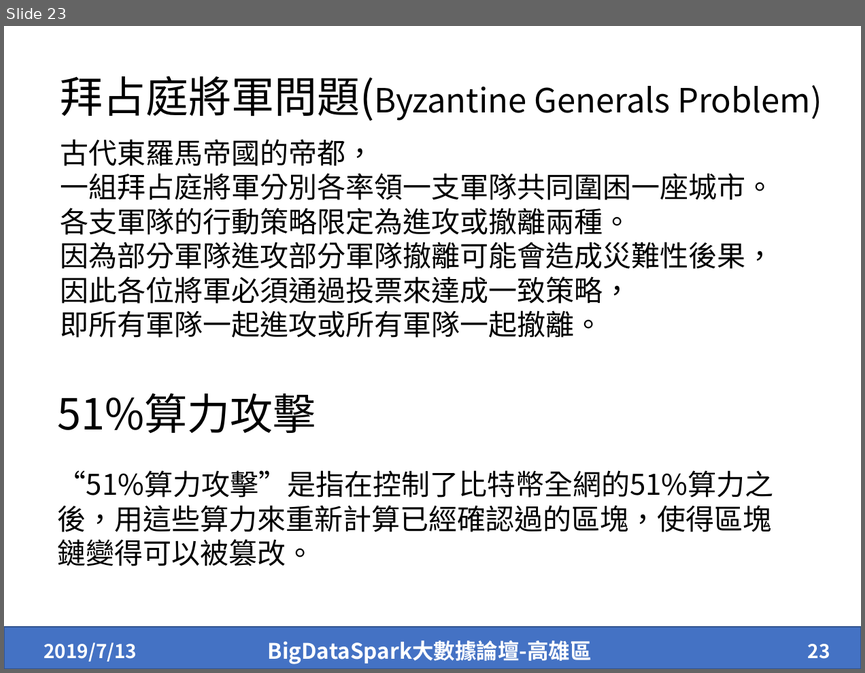
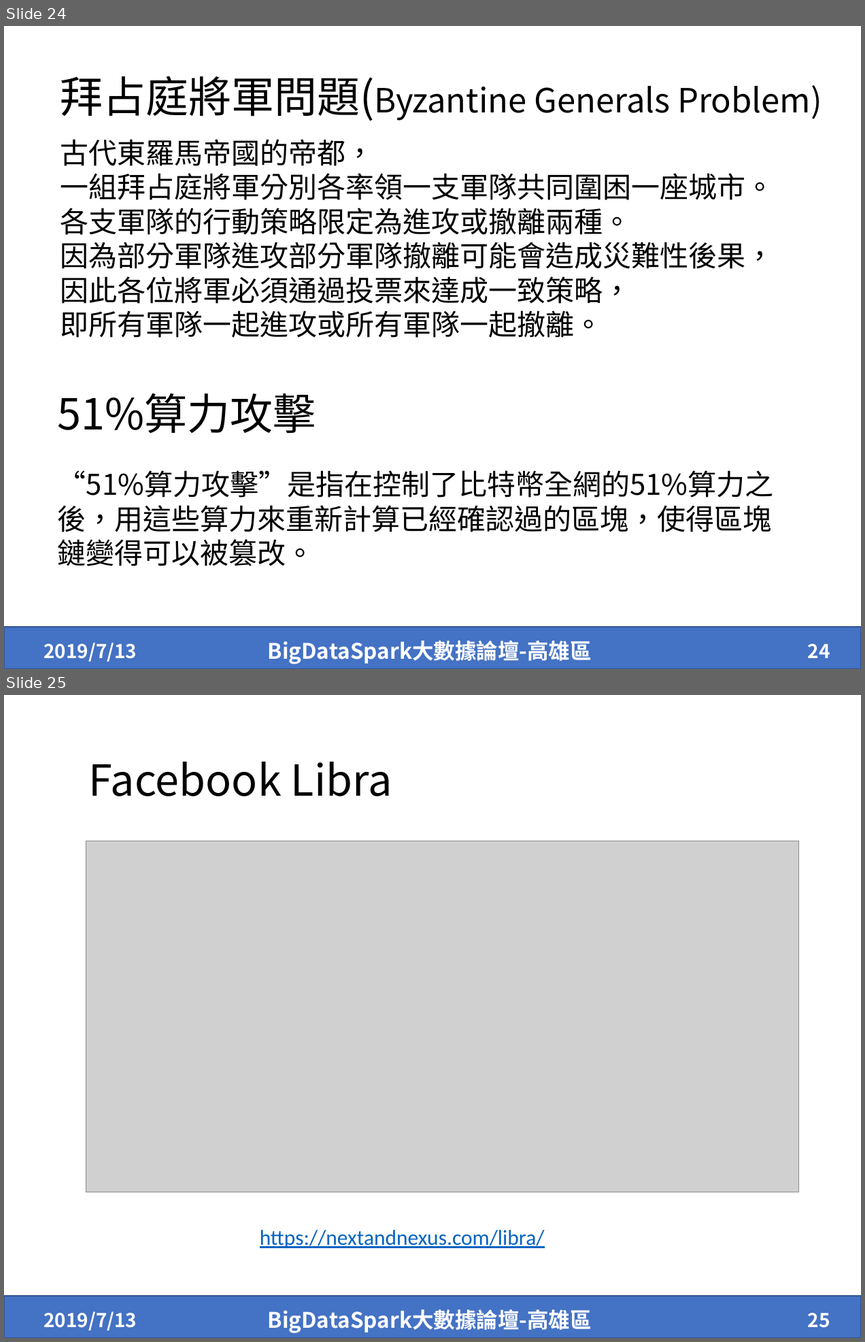
Before and after one commit to dong945/Python-Crawler2, a slide deck: Python爬蟲_虛擬幣貨抓取.pptx. Shown one above the other, each under a label of ours: slide 23 before the commit, slides 24 and 25 after it. The pictures are 865x673 and 865x1342 pixels, drawn with LibreOffice and Linux fonts; fonts in the diff are those of the drawing; grey boxes stand for pictures. Boxes give left, top, right and bottom in pixels: in the first picture for what was removed or moved away, otherwise in the second. Text is boxed around its words. In the diff, an @@ line names an element or a change of style, - is before the commit and + after.

```diff
--- a/Python爬蟲_虛擬幣貨抓取.pptx
+++ b/Python爬蟲_虛擬幣貨抓取.pptx
@@ slide 25 added at [4,695,861,1338], background #FFFFFF; not listed: 2 template elements that a slide beside it also shows @@
@@ text added at [88,762,392,796], 36 pt, text #000000 @@
+Facebook Libra
@@ picture added at [86,841,799,1191] @@
@@ text added at [260,1229,545,1248], 18 pt, text #0563C1, underline @@
+https://nextandnexus.com/libra/
@@ text added at [44,1311,137,1330], 16 pt, text #FFFFFF, bold @@
+2019/7/13
@@ page number added at [808,1312,830,1327], 16 pt, text #FFFFFF, bold @@
+25
@@ what was slide 23 is now slide 24 @@
@@ page number at [808,643,830,658]: text changed @@
-23
+24
```
Also in this commit, not shown: 1 slide changed, 1 other slide added.
